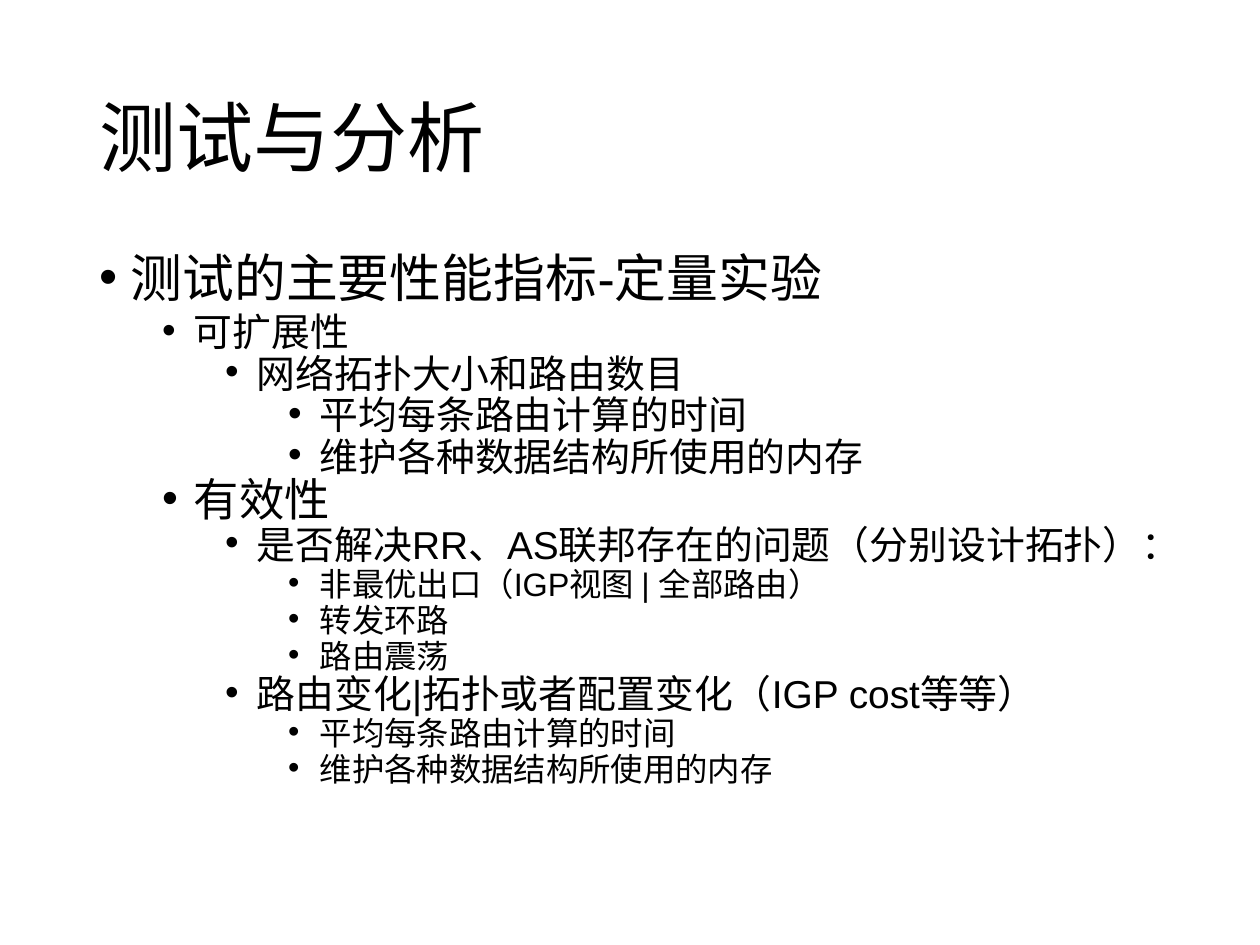
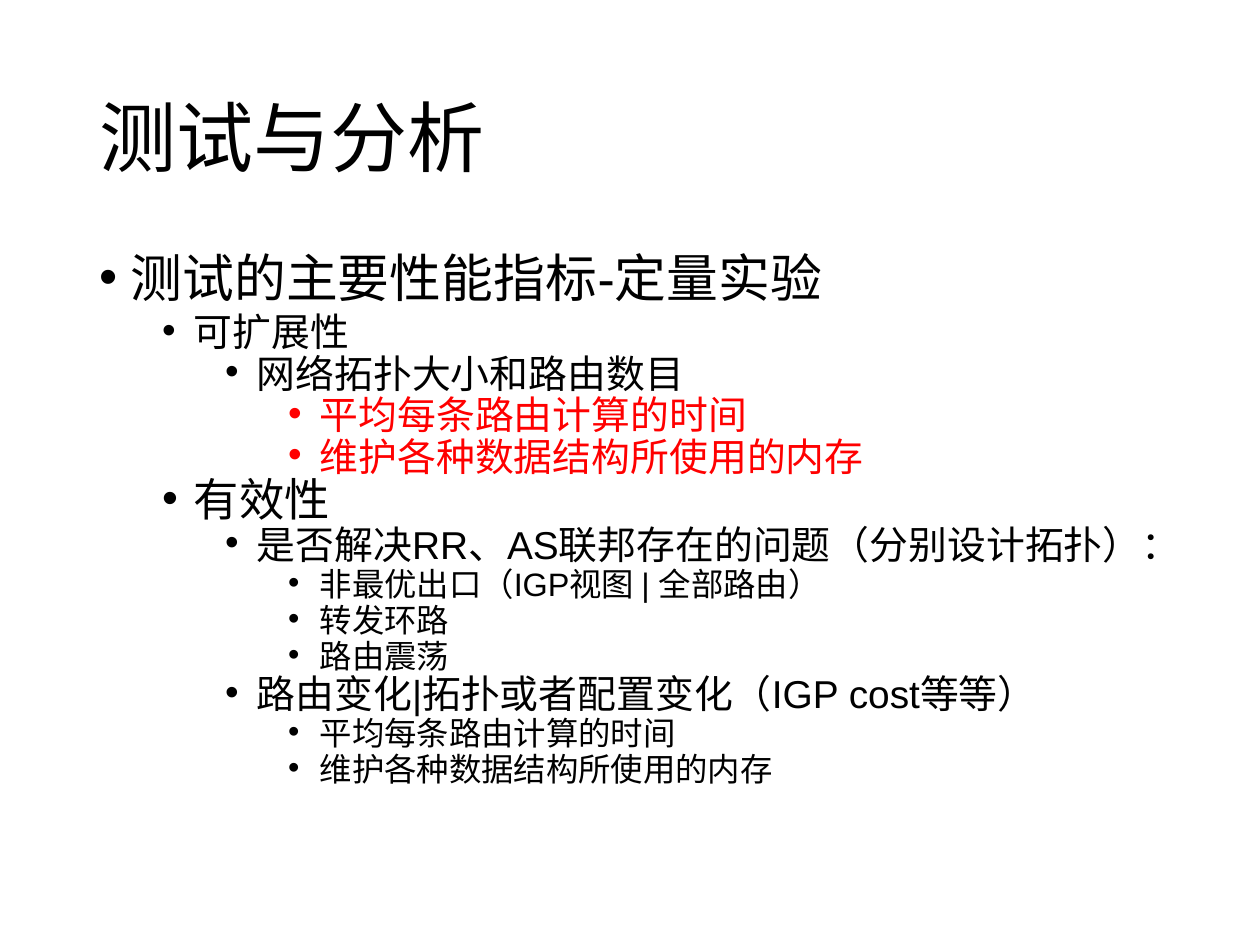
Before and after one commit to wangqing93/ibgp_exp, a slide deck: slide 16 of doc/毕设阶段讨论4.pptx (slide 14 before the commit). Drawn at 1260x945 pixels with LibreOffice and Linux fonts; fonts in the diff are those of the drawing. Boxes give left, top, right and bottom in pixels: in the first picture for what was removed or moved away, otherwise in the second. Text is boxed around its words. In the diff, an @@ line names an element or a change of style, - is before the commit and + after.

```diff
--- a/doc/毕设阶段讨论4.pptx
+++ b/doc/毕设阶段讨论4.pptx
@@ text at [320, 390, 864, 475]: text colour #000000 to #FF0000 in "平均每条路由计算的时间", "维护各种数据结构所使用的内存" @@
```
Also in this commit, not shown: 8 other slides changed, 4 slides added, 1 other file.
